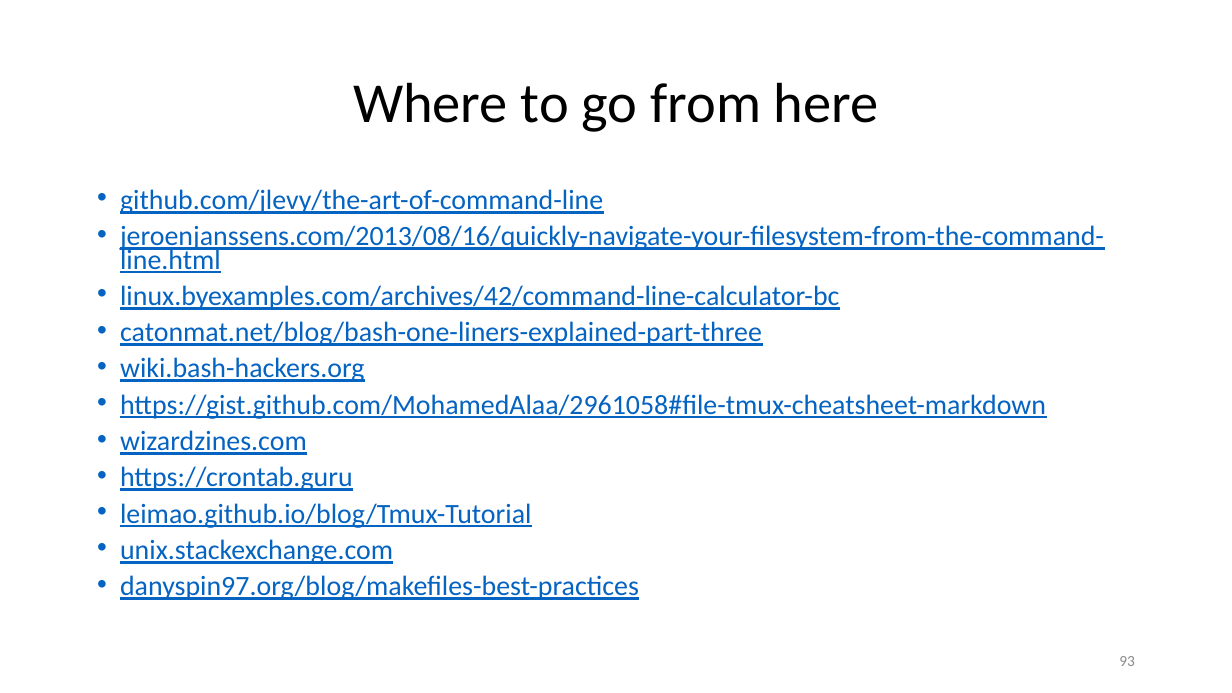
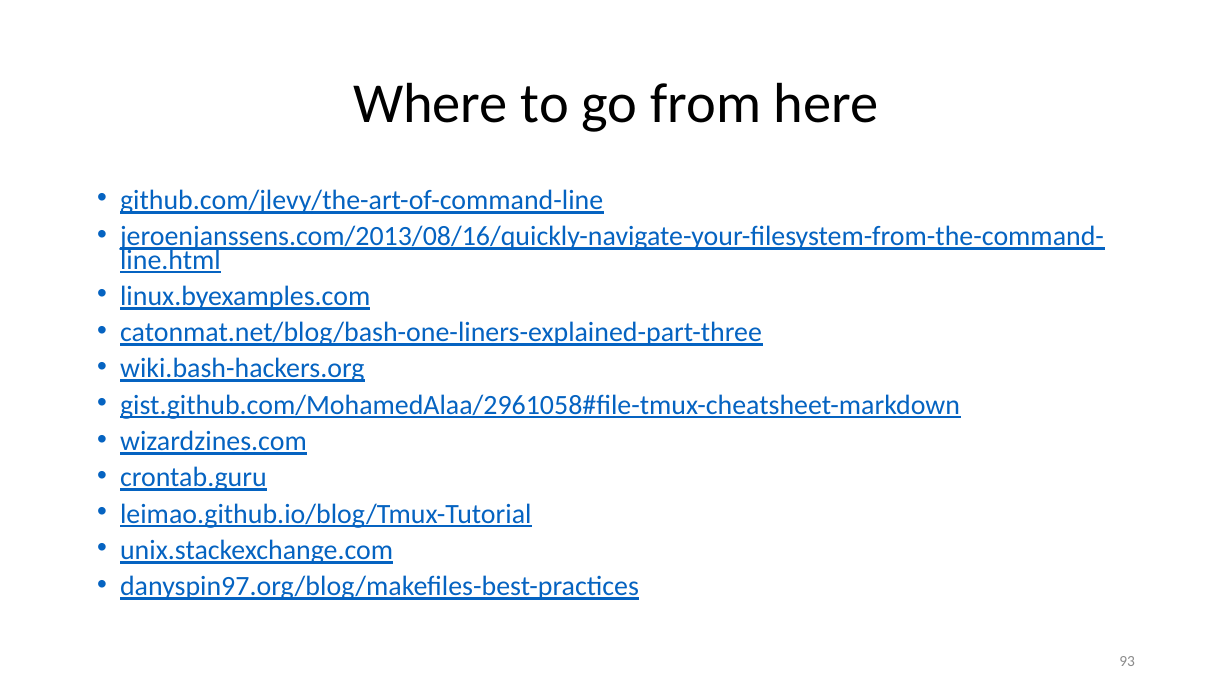
Before and after one commit to ketancmaheshwari/lisa19, a slide deck: slide 93 of lpt_LISA.pptx. Drawn at 1232x693 pixels with LibreOffice and Linux fonts; fonts in the diff are those of the drawing. Boxes give left, top, right and bottom in pixels: in the first picture for what was removed or moved away, otherwise in the second. Text is boxed around its words. In the diff, an @@ line names an element or a change of style, - is before the commit and + after.

```diff
--- a/lpt_LISA.pptx
+++ b/lpt_LISA.pptx
@@ text at (x1=120, y1=285, x2=370, y2=310): text changed @@
-• linux.byexamples.com/archives/42/command-line-calculator-bc
+• linux.byexamples.com
@@ text at (x1=120, y1=394, x2=960, y2=419): text changed @@
-• https://gist.github.com/MohamedAlaa/2961058#file-tmux-cheatsheet-markdown
+• gist.github.com/MohamedAlaa/2961058#file-tmux-cheatsheet-markdown
@@ text at (x1=120, y1=466, x2=267, y2=491): text changed @@
-• https://crontab.guru
+• crontab.guru
```
Also in this commit, not shown: 1 other slide changed, 1 other file.
